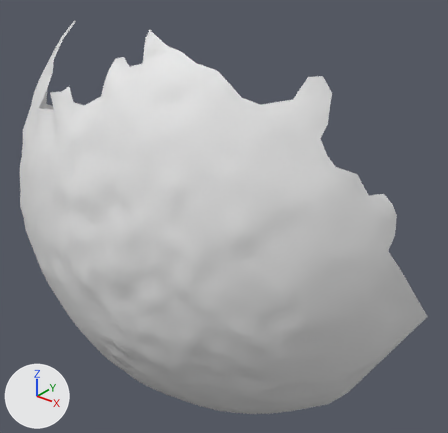
An edit to the OBJ model res/final/onecam_fullvolume/06/cleanedup/FullVolium.000231.obj, drawn before and after from the same camera.
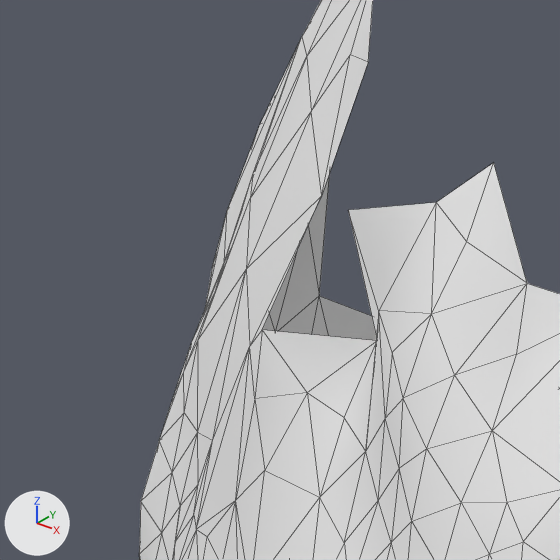
Old and new are each drawn whole from a 50 mm lens placed at (252.8, -885.2, 251.2), pointed at (144.5, -749.8, 167.2) and again close up on the part from 1% to 17% of the width and 15% to 32% of the height. Arrows for +X, +Y and +Z are at lower left; the lights stay in place. The close-ups show mesh edges as thin lines. Where no turn or scale is listed for an object, it has been applied to the vertices.

Objects in the first close-up: 'FullVolium.000231'.
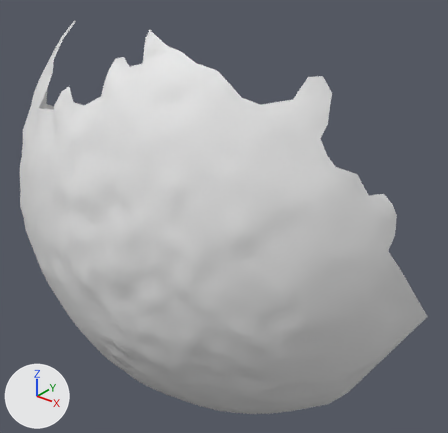
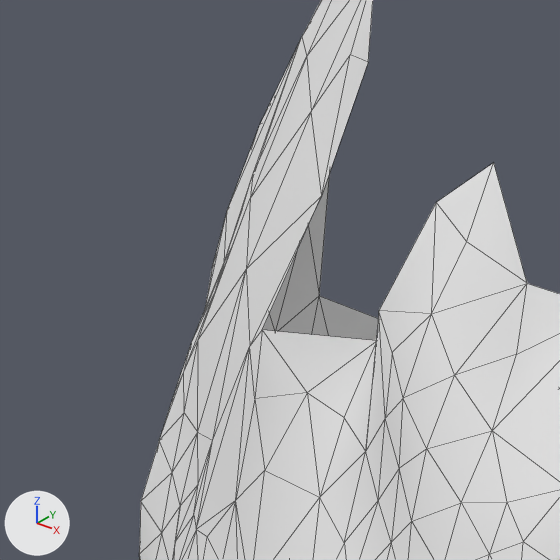
The edits, one by one:
me_fullvolium_000231 has 1876 vertices, 3676 faces and spans x 55.9..205.8, y -798.4..-732.7, z 93.3..225.6.
me_fullvolium_000231 is used by ob_fullvolium_000231; location (0.0, 0.0, 0.0).
Verts and faces of me_fullvolium_000231; kept vertices keep their numbers, new ones are numbered from 1876.
Before the commit, vertices of me_fullvolium_000231: 1419 (116.0, -783.8, 208.7) at pixel (436, 202), 1565 (114.6, -785.7, 205.0) at pixel (378, 310), 1566 (112.8, -785.2, 208.2) at pixel (348, 210), 1579 (110.9, -783.3, 202.7).
Part 1, on me_fullvolium_000231:
Vertices deleted: 1566 (with the faces that use them).

Pixel boxes (x1, y1, x2, y2) of what changed, in the close-ups (560 x 560 px):
part 1 of me_fullvolium_000231, deleted: before (348, 202, 436, 337)
